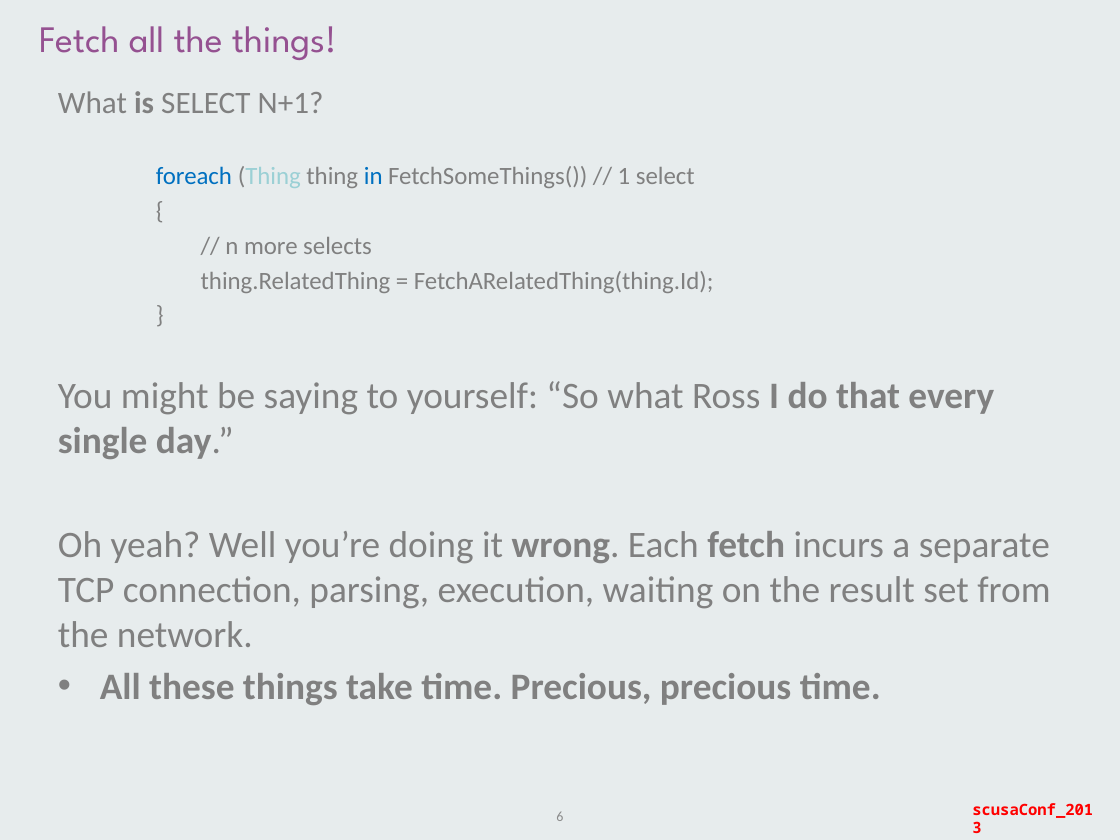
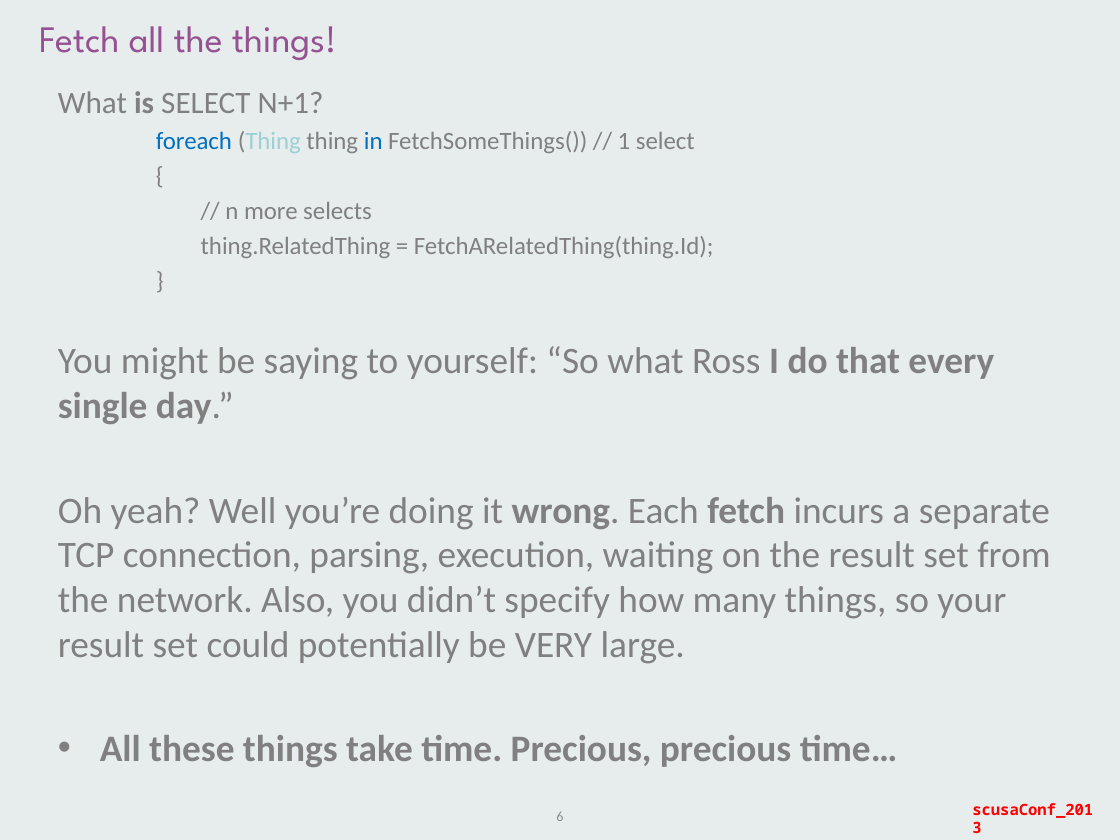
Before and after one commit to staticvoidmain/nosql-demo, a slide deck: slide 6 of slides/scusaConf2013_nosql.pptx. Drawn at 1120x840 pixels with LibreOffice and Linux fonts; fonts in the diff are those of the drawing; background and template pictures are left out. Boxes give left, top, right and bottom in pixels: in the first picture for what was removed or moved away, otherwise in the second. Text is boxed around its words. In the diff, an @@ line names an element or a change of style, - is before the commit and + after.

Commit message:
updates slides, final

```diff
--- a/slides/scusaConf2013_nosql.pptx
+++ b/slides/scusaConf2013_nosql.pptx
@@ text at bbox=[58, 497, 1050, 767]: text changed @@
-Oh yeah? Well you’re doing it wrong. Each fetch incurs a separate TCP connection, parsing, execution, waiting on the result set from the network.
-• All these things take time. Precious, precious time.
+Oh yeah? Well you’re doing it wrong. Each fetch incurs a separate TCP connection, parsing, execution, waiting on the result set from the network. Also, you didn’t specify how many things, so your result set could potentially be VERY large.
+• All these things take time. Precious, precious time…
```
Also in this commit, not shown: 4 other slides changed, 4 slides added, 1 slide removed.
